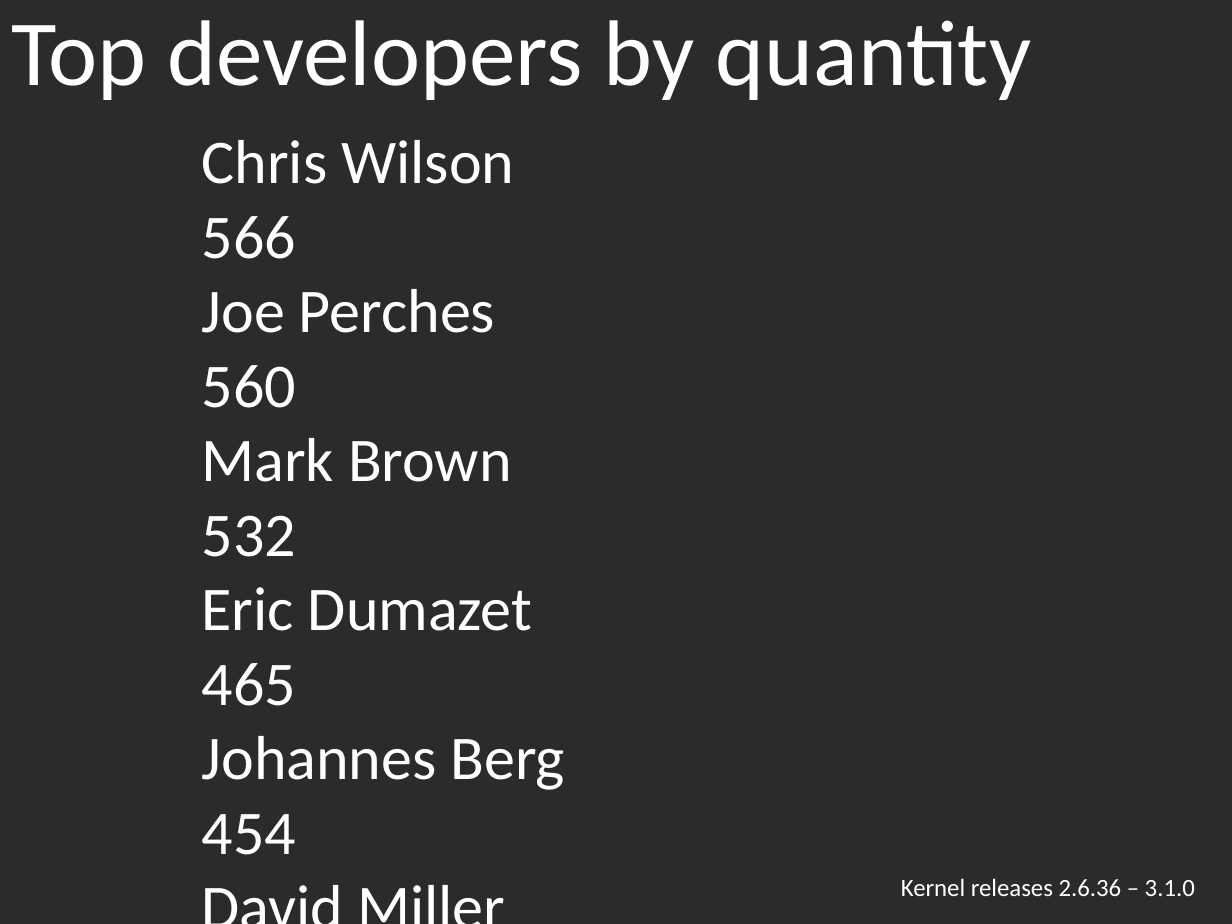
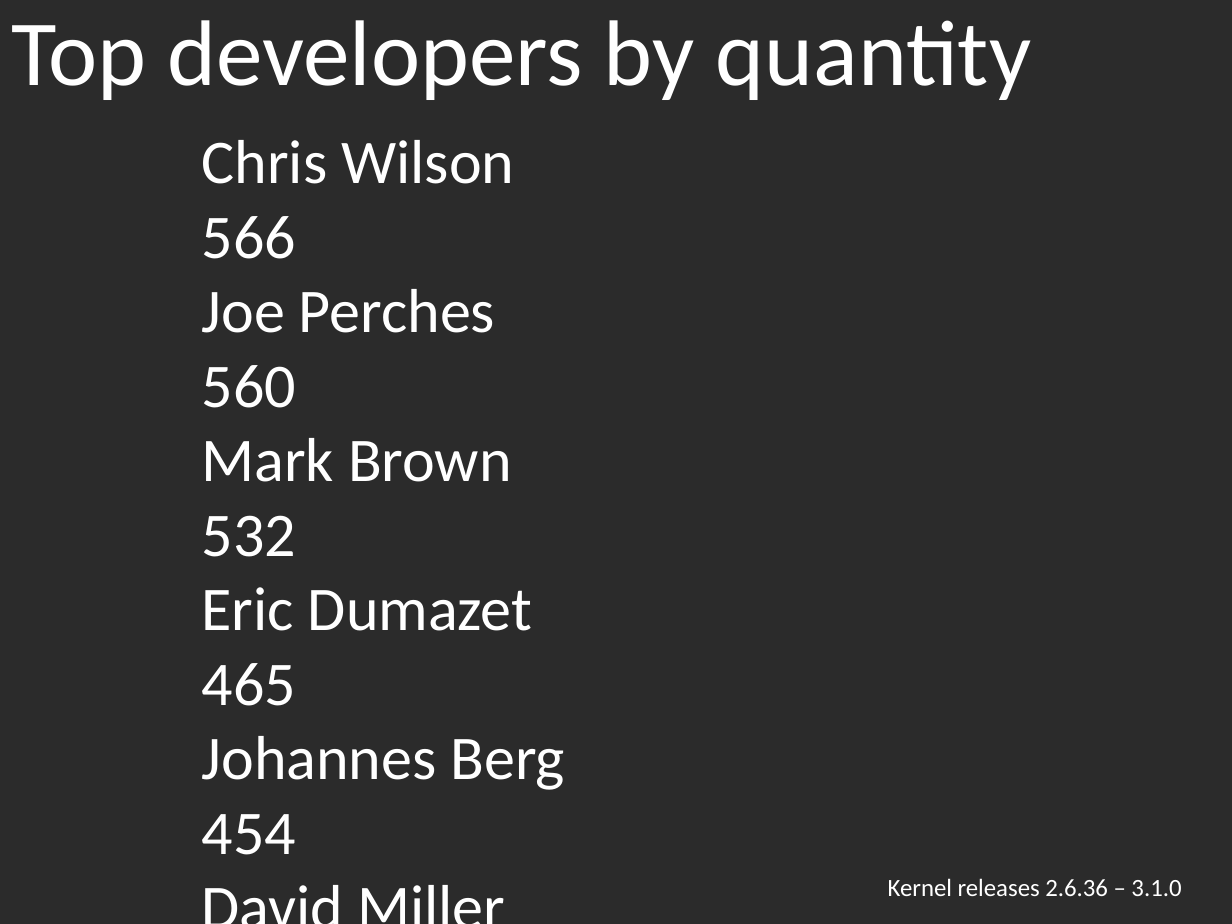
Before and after one commit to gregkh/kernel-development, a slide deck: slide 31 of kernel-development.odp. Drawn at 1232x924 pixels with LibreOffice and Linux fonts; fonts in the diff are those of the drawing; background and template pictures are left out; a plain dark background stands for a picture behind light text. Boxes give left, top, right and bottom in pixels: in the first picture for what was removed or moved away, otherwise in the second. Text is boxed around its words. In the diff, an @@ line names an element or a change of style, - is before the commit and + after.

```diff
--- a/kernel-development.odp
+++ b/kernel-development.odp
@@ text "Kernel releases 2.6.36 – 3.1.0" moved from (x1=901, y1=878, x2=1195, y2=896) to (x1=888, y1=878, x2=1181, y2=896) @@
```
Also in this commit, not shown: 5 other slides changed, 3 slides removed, 1 other file.
